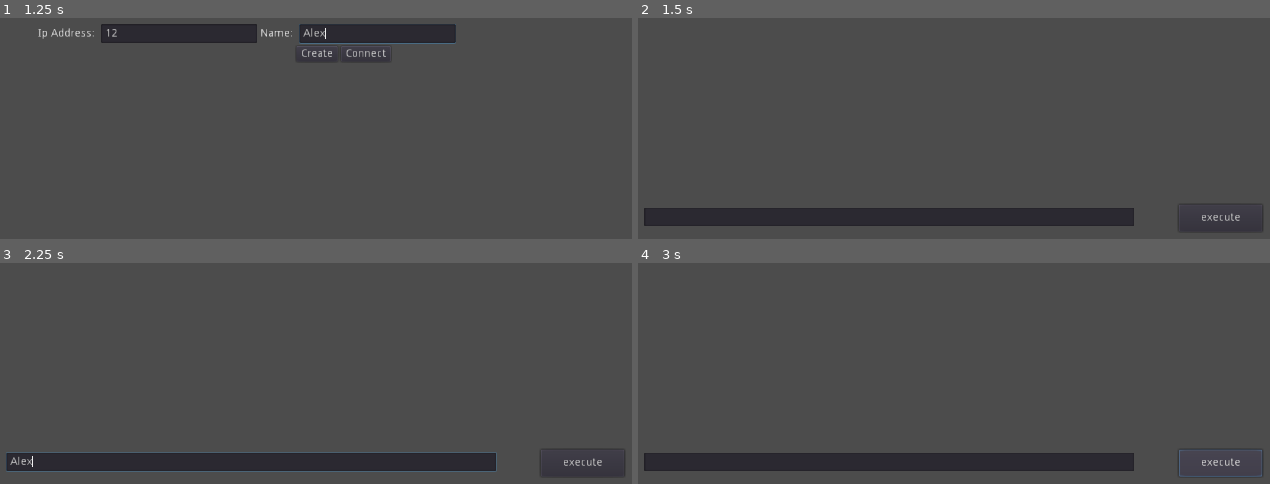
Above: before the commit, frames 1-4 (two rows, left to right).
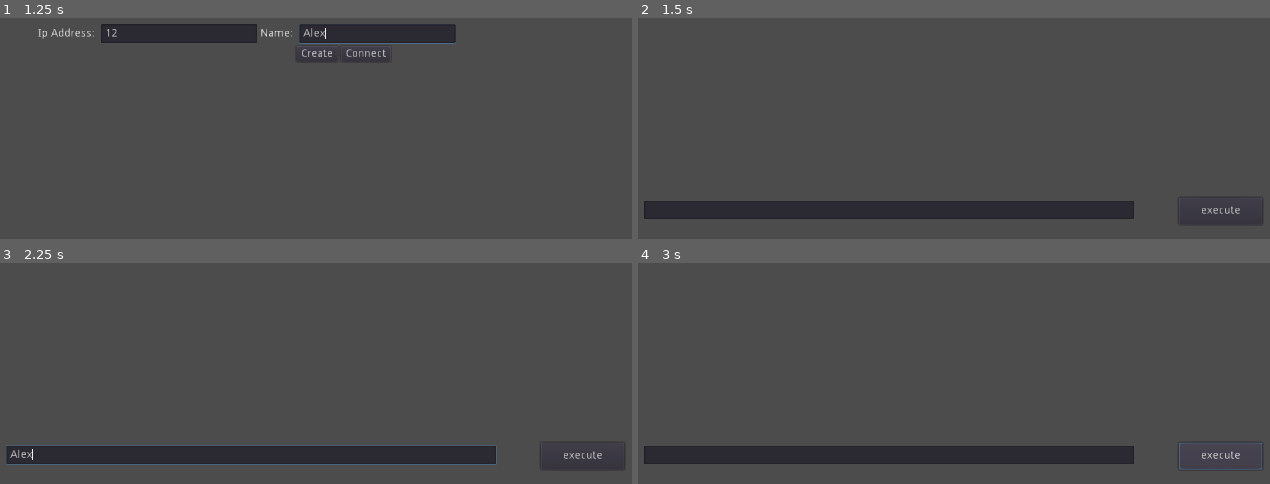
Above: after the commit, the same moments.

Repository: Electronics-Empire/Electronics-Empire
Game: Godot game, scene res://Scene/Multiplayer.tscn
The game is run twice, just before and just after one commit, with the same random seed, the same clock (stepped at 60 frames per second) and the same inputs.
Inputs (mouse positions are in pixels of both pictures, inside the frame that each line leads up to):
- Up to frame 1 (1.25 s): click (176, 33) at 0.52 s; type "12" at 0.6 s; click (379, 33) at 0.75 s; type "Alex" at 0.83 s
- Up to frame 2 (1.5 s): click "Create" at 1.25 s
- Up to frame 3 (2.25 s): click (252, 461) at 2.02 s; type "Alex" at 2.1 s
- Up to frame 4 (3 s): click "execute" at 2.75 s

Frame 1 is identical in both runs. In frame 2, 5.2% of the frame differs, in the area x 0-99%, y 82-97%; in frame 3, 6.0%; in frame 4, 5.2%.
Error in both runs: Invalid type in function 'get_node' in base 'Node (Game.gd)'. Cannot convert argument 1 from Nil to NodePath. (res://Script/Game.gd:112)

Commit message:
add a canvas layer to augement the layer of the HUD

Diff:
--- a/Scene/GUI.tscn
+++ b/Scene/GUI.tscn
@@ -1,54 +1,16 @@
-[gd_scene load_steps=4 format=2]
+[gd_scene load_steps=3 format=2]
 
 [ext_resource path="res://Script/GUI_execute_button.gd" type="Script" id=1]
 [ext_resource path="res://Script/AlertDialog.gd" type="Script" id=2]
 
-[sub_resource type="StyleBoxFlat" id=1]
+[node name="GUI" type="CanvasLayer" index="0"]
 
-content_margin_left = -1.0
-content_margin_right = -1.0
-content_margin_top = -1.0
-content_margin_bottom = -1.0
-bg_color = Color( 0.6, 0.6, 0.6, 0 )
-draw_center = true
-border_width_left = 0
-border_width_top = 0
-border_width_right = 0
-border_width_bottom = 0
-border_color = Color( 0.8, 0.8, 0.8, 1 )
-border_blend = false
-corner_radius_top_left = 0
-corner_radius_top_right = 0
-corner_radius_bottom_right = 0
-corner_radius_bottom_left = 0
-corner_detail = 8
-expand_margin_left = 0.0
-expand_margin_right = 0.0
-expand_margin_top = 0.0
-expand_margin_bottom = 0.0
-shadow_color = Color( 0, 0, 0, 0.6 )
-shadow_size = 0
-anti_aliasing = true
-anti_aliasing_size = 1
-
-[node name="GUI" type="Panel"]
-
-anchor_left = 0.0
-anchor_top = 0.0
-anchor_right = 0.0
-anchor_bottom = 0.0
-margin_left = 2.0
-margin_top = -2.0
-margin_right = 1027.0
-margin_bottom = 598.0
-rect_pivot_offset = Vector2( 0, 0 )
-rect_clip_content = false
-mouse_filter = 0
-mouse_default_cursor_shape = 0
-size_flags_horizontal = 1
-size_flags_vertical = 1
-custom_styles/panel = SubResource( 1 )
-_sections_unfolded = [ "Theme", "custom_styles" ]
+layer = 1
+offset = Vector2( 0, 0 )
+rotation = 0.0
+scale = Vector2( 1, 1 )
+transform = Transform2D( 1, 0, 0, 1, 0, 0 )
+_sections_unfolded = [ "Anchor", "Focus", "Grow Direction", "Hint", "Margin", "Material", "Mouse", "Pause", "Rect", "Size Flags", "Theme", "Visibility", "custom_styles" ]
 
 [node name="TextEdit" type="LineEdit" parent="." index="0"]
 
@@ -70,7 +32,7 @@
 focus_mode = 2
 context_menu_enabled = true
 placeholder_alpha = 0.6
-caret_blink = false
+caret_blink = true
 caret_blink_speed = 0.65
 caret_position = 0
 
--- a/Scene/LG401_module.tscn
+++ b/Scene/LG401_module.tscn
@@ -92,7 +92,7 @@
 custom_solver_bias = 0.0
 extents = Vector2( 10, 10 )
 
-[node name="LG401_module" type="KinematicBody2D" index="0"]
+[node name="LG401_module" type="KinematicBody2D"]
 
 position = Vector2( 16, 16 )
 input_pickable = false
--- a/Scene/Multiplayer.tscn
+++ b/Scene/Multiplayer.tscn
@@ -2,7 +2,7 @@
 
 [ext_resource path="res://Script/Multiplayer.gd" type="Script" id=1]
 
-[node name="Lobby" type="MarginContainer" index="0"]
+[node name="Lobby" type="MarginContainer"]
 
 anchor_left = 0.0
 anchor_top = 0.5
